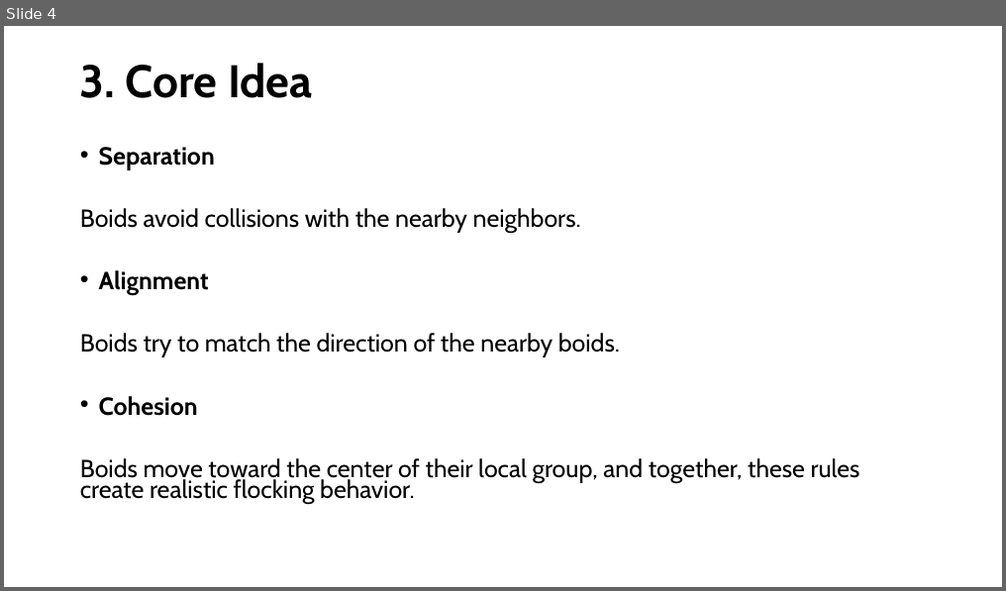
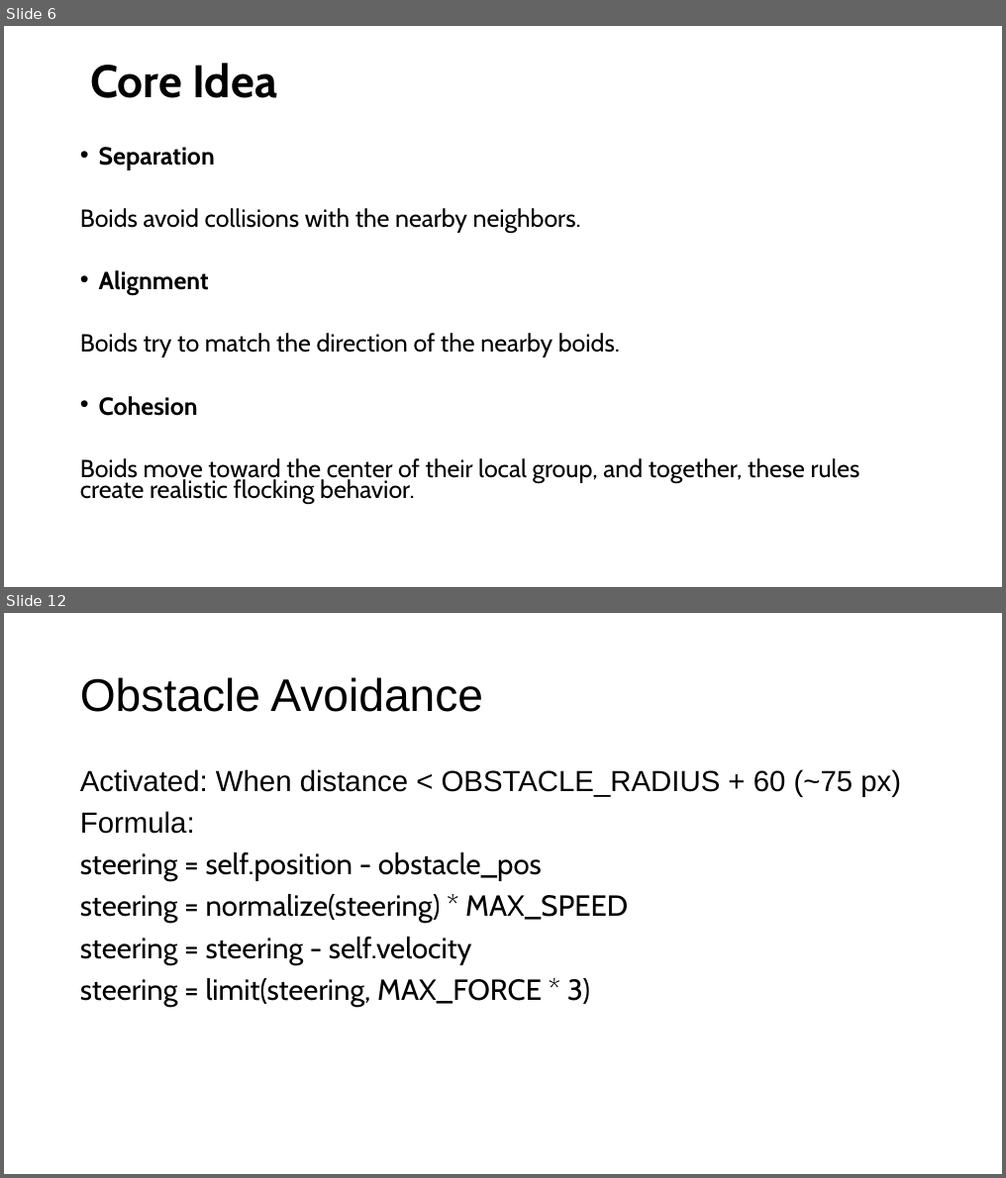
Before and after one commit to richardsalnikov-lang/Flcoking, a slide deck: FlockingRichard.pptm. Shown one above the other, each under a label of ours: slide 4 before the commit, slides 6 and 12 after it; the slides between them are not shown. The pictures are 1006x591 and 1006x1178 pixels, drawn with LibreOffice and Linux fonts; fonts in the diff are those of the drawing. Boxes give left, top, right and bottom in pixels: in the first picture for what was removed or moved away, otherwise in the second. Text is boxed around its words. In the diff, an @@ line names an element or a change of style, - is before the commit and + after.

```diff
--- a/FlockingRichard.pptm
+++ b/FlockingRichard.pptm
@@ slide 12 added at (4, 613, 1002, 1174), background #FFFFFF @@
@@ title added at (80, 677, 483, 712), 44 pt, text #000000 @@
+Obstacle Avoidance
@@ text added at (80, 769, 901, 1007), 28 pt, text #000000 @@
+Activated: When distance < OBSTACLE_RADIUS + 60 (~75 px)
+Formula:
+steering = self.position - obstacle_pos
+steering = normalize(steering) * MAX_SPEED
+steering = steering - self.velocity
+steering = limit(steering, MAX_FORCE * 3)
@@ what was slide 4 is now slide 6 @@
@@ slide 6 changed as well @@
@@ title at (90, 63, 277, 98): text changed @@
-3. Core Idea
+Core Idea
```
Also in this commit, not shown: 6 other slides changed, 11 other slides added.
